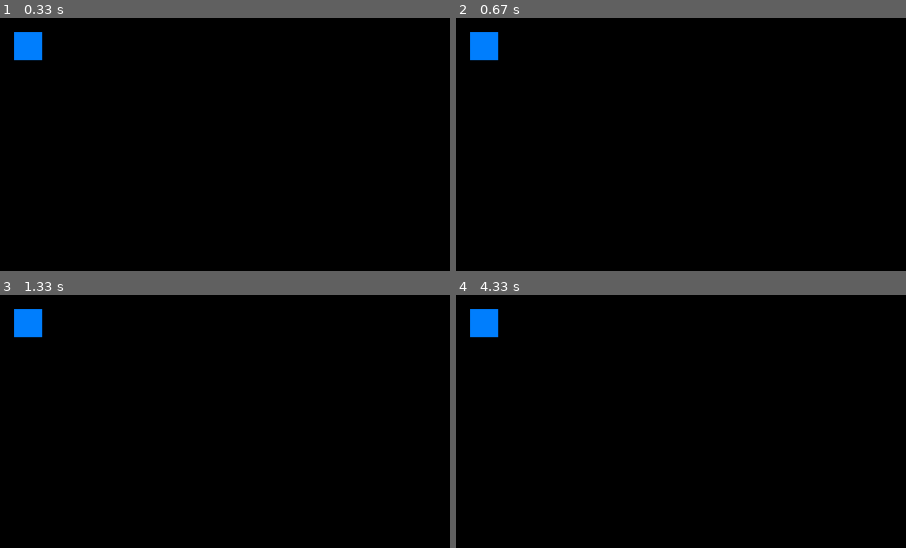
Above: before the commit, frames 1-4 (two rows, left to right).
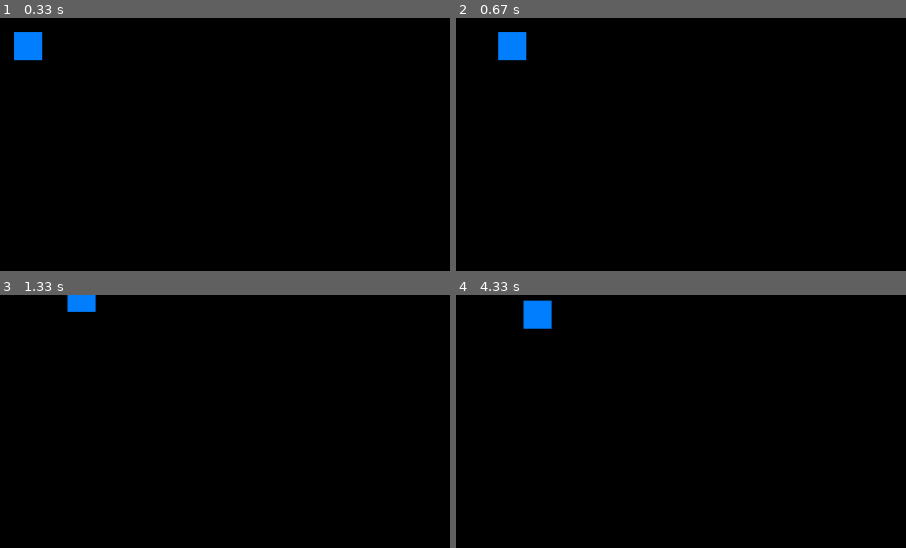
Above: after the commit, the same moments.

Repository: kwahn20/rippleCS269
Game: pygame game, started from main.py
Same seed, same stepped clock (60 frames per second), same inputs: the game is played once before the commit and once after it.
Inputs:
- Up to frame 1 (0.33 s): no input
- Up to frame 2 (0.67 s): hold Right from 0.33 s (still down)
- Up to frame 3 (1.33 s): release Right at 0.8 s; hold Up 0.83-1.13 s; hold Right from 1.17 s (still down)
- Up to frame 4 (4.33 s): release Right at 1.63 s; hold Left 1.67-2.2 s; hold Down 2.23-2.53 s; hold Left 2.57-2.97 s; hold Up 3-3.37 s; hold Right 3.4-4.03 s; hold Down from 4.07 s (still down)
The pictures show only the part of the screen within x 0-50%, y 0-50%; the shares and areas given below are measured in that part.

Frame 1 is identical in both runs. In frame 2, 1.5% of the frame differs, in the area x 3-16%, y 5-17%; in frame 3, 1.2%; in frame 4, 1.5%, in the area x 3-22%, y 1-17%.

Commit message:
the square MOVES

Diff:
--- a/main.py
+++ b/main.py
@@ -3,12 +3,22 @@
 pygame.init()
 screen = pygame.display.set_mode((1920, 1080))
 done = False
+x_pos = 30
+y_pos = 30
 
 while not done:
+    screen.fill((0, 0, 0))
+
     for event in pygame.event.get():
         if event.type == pygame.QUIT:
             done = True
 
-    pygame.draw.rect(screen, (0, 128, 255), pygame.Rect(30, 30, 60, 60))
+    pressed = pygame.key.get_pressed()
+    if pressed[pygame.K_UP]: y_pos -= 3
+    if pressed[pygame.K_DOWN]: y_pos += 3
+    if pressed[pygame.K_LEFT]: x_pos -= 3
+    if pressed[pygame.K_RIGHT]: x_pos += 3
+
+    pygame.draw.rect(screen, (0, 128, 255), pygame.Rect(x_pos, y_pos, 60, 60))
 
     pygame.display.flip()
